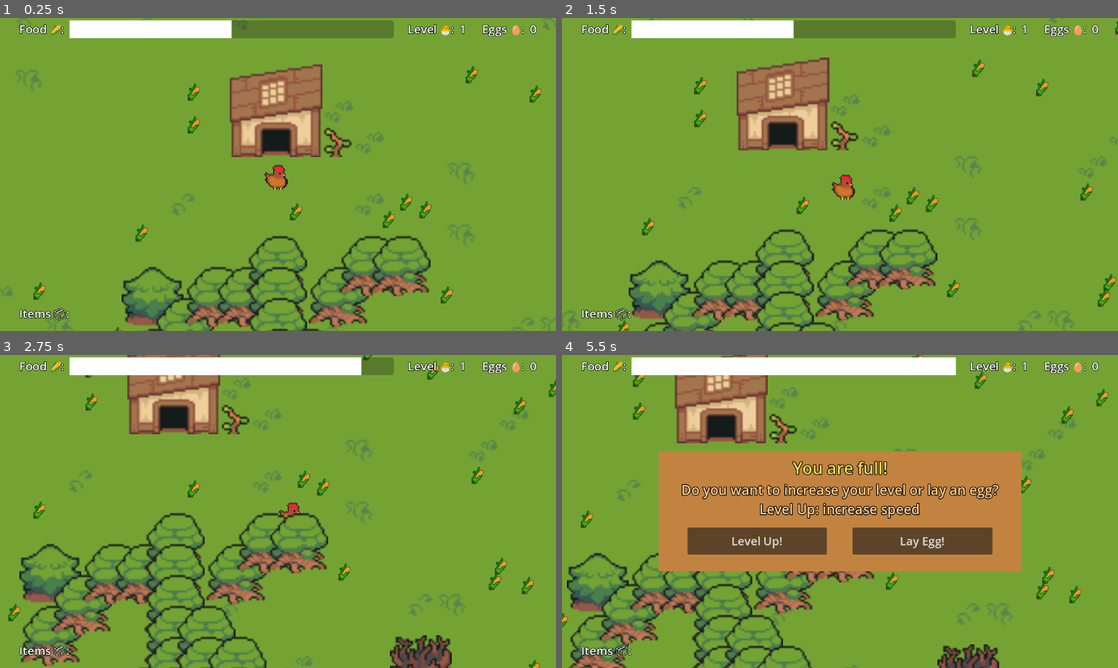
Above: before the commit, frames 1-4 (two rows, left to right).
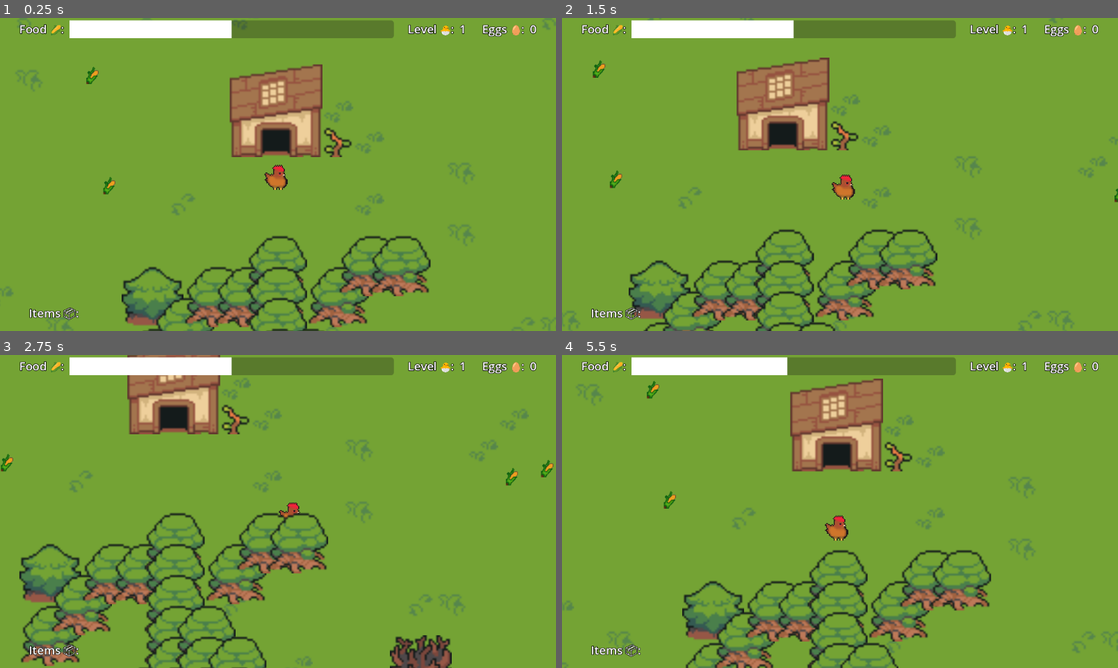
Above: after the commit, the same moments.

Repository: jackfruitgames/chickeeen
Game: Godot game, scene res://scenes/outdoors/outdoors.tscn
Same seed, same stepped clock (60 frames per second), same inputs: the game is played once before the commit and once after it.
Inputs:
- Up to frame 1 (0.25 s): no input
- Up to frame 2 (1.5 s): tap Enter at 0.5 s; hold Right (move_right) 0.53-1.28 s; tap E (lay_egg) at 0.6 s; hold Down (move_down) from 1.28 s (still down); tap Q (sleep) at 1.35 s
- Up to frame 3 (2.75 s): release Down (move_down) at 2.03 s; hold Right (move_right) from 2.03 s (still down); tap Space (sprint) at 2.1 s
- Up to frame 4 (5.5 s): release Right (move_right) at 2.78 s; hold Up (move_up) 2.78-3.53 s; tap one key every 0.75 s from 2.85 s: E (lay_egg) Q (sleep) Space (sprint) E (lay_egg); hold Left (move_left) 3.53-5.03 s; hold Down (move_down) from 5.03 s (still down)

The runs differ from the first frame. In frame 1, 1.2% of the frame differs, in the area x 3-98%, y 15-100%; in frame 2, 1.5%; in frame 3, 2.9%; in frame 4, 48%, in the area x 0-100%, y 0-100%.

Commit message:
More wolf and food outside

Diff:
--- a/scenes/outdoors/spawnEnemies.gd
+++ b/scenes/outdoors/spawnEnemies.gd
@@ -10,35 +10,20 @@
 const WATER_TILE_TERRAIN := 2
 const WOLF := preload("res://scenes/wolf/wolf.tscn")
 
-const TOP_LEFT := Vector2(-150, -50)
-const BOTTOM_RIGHT := Vector2(550, 500)
-
+const CENTER = Vector2(200, 200)
 
 func area_aware_position() -> Vector2:
-	var pos_x = rng.randi_range(TOP_LEFT.x, BOTTOM_RIGHT.x)
-	var pos_y = rng.randi_range(TOP_LEFT.y, BOTTOM_RIGHT.y)
+	var pos_y = 1000.0 - abs(rng.randfn(0.0, 500.0))
+	var pos_x = 1400.0 - abs(rng.randfn(0.0, 700.0))
 
-	var area = rng.randi_range(0, 10)
+	if rng.randi_range(0, 1) == 0:
+		pos_x *= -1
+#
+	if rng.randi_range(0, 1) == 0:
+		pos_y *= -1
 
-	if area >= 2:
-		var offset_x = rng.randi_range(0, 300)
-		var offset_y = rng.randi_range(0, 300)
+	return Vector2(pos_x, pos_y) + CENTER
 
-		if area > 5:
-			offset_x = rng.randi_range(300, 600)
-			offset_y = rng.randi_range(300, 600)
-
-		if pos_x > 0:
-			pos_x += offset_x
-		else:
-			pos_x -= offset_x
-
-		if pos_y > 0:
-			pos_y += offset_y
-		else:
-			pos_y -= offset_y
-
-	return Vector2(pos_x, pos_y)
 func get_valid_position() -> Vector2:
 	var vec = area_aware_position()
 
--- a/scenes/outdoors/spawnFoods.gd
+++ b/scenes/outdoors/spawnFoods.gd
@@ -1,20 +1,64 @@
 extends Node2D
 
-var NUMBER_OF_FOOD := 200
+var NUMBER_OF_FOOD := 1000
 
-var MAX_X := 1000
-var MAX_Y := 700
 var FOOD := preload("res://scenes/food/food.tscn")
+var rng = RandomNumberGenerator.new()
+
+const WATER_TILE_TERRAIN := 2
+
+const CENTER = Vector2(200, 200)
+
+func area_aware_position() -> Vector2:
+	var pos_y = 1000.0 - abs(rng.randfn(0.0, 500.0))
+	var pos_x = 1400.0 - abs(rng.randfn(0.0, 700.0))
+
+	if rng.randi_range(0, 1) == 0:
+		pos_x *= -1
+#
+	if rng.randi_range(0, 1) == 0:
+		pos_y *= -1
+
+	return Vector2(pos_x, pos_y) + CENTER
+
+func get_valid_position() -> Vector2:
+	var vec = area_aware_position()
+
+	var player = $%chicken
+	var map: TileMap = $%Map
+	if !map:
+		return vec
+
+	var n_retries = 10
+
+	while n_retries >= 0:
+		n_retries -= 1
+
+		var tile := map.local_to_map(vec)
+		var data = map.get_cell_tile_data(0, tile)
+		if !data:
+			continue
+
+		vec = area_aware_position()
+
+		if data.terrain == WATER_TILE_TERRAIN:
+			continue  # don't spawn wolf on water
+
+		if player.global_position.distance_to(vec) < 50:
+			vec.x += 50
+			vec.y += 50
+
+		return vec
+
+	print("Food might have invalid position!")
+	return vec  # well we failed, let's just return the vector
 
 func spawn_some_foods():
 	for i in NUMBER_OF_FOOD:
 		var food_instance = FOOD.instantiate()
-
-		var rng := RandomNumberGenerator.new()
-		var pos_x = rng.randi_range(0, MAX_X)
-		var pos_y = rng.randi_range(0, MAX_Y)
-
-		food_instance.position = Vector2(pos_x, pos_y)
+		var position = get_valid_position()
+		print("Spawning food at: ", position)
+		food_instance.position = position
 		get_parent().call_deferred("add_child", food_instance)
 
 # Called when the node enters the scene tree for the first time.
--- /dev/null
+++ b/scenes/test_spawn/spawn.gd
@@ -0,0 +1,123 @@
+extends Node2D
+
+
+# Called when the node enters the scene tree for the first time.
+func _ready():
+	spawn_some_foods()
+
+var NUMBER_OF_FOOD := 1000
+
+var FOOD := preload("res://scenes/food/food.tscn")
+var rng = RandomNumberGenerator.new()
+
+const WATER_TILE_TERRAIN := 2
+
+const CENTER := Vector2(200, 200)
+
+const WORLD_TOP_LEFT = Vector2(-750, -1000)
+const WORLD_BOTTOM_RIGHT = Vector2(1700, 1050)
+
+func area_aware_position() -> Vector2:
+	var pos_y = 500.0 - abs(rng.randfn(0.0, 250.0))
+	var pos_x = 600.0 - abs(rng.randfn(0.0, 300.0))
+
+	if rng.randi_range(0, 1) == 0:
+		pos_x *= -1
+#
+	if rng.randi_range(0, 1) == 0:
+		pos_y *= -1
+
+#	pos_y *= -1
+#	pos_x *= -1
+
+#	if pos_y > 0:
+#		pos_y = 600.0 - pos_y
+#	else:
+#		pos_y = 600.0 + pos_y
+#	else:
+#		if pos_x > 0:
+#			pos_x = 500.0 + pos_x
+#		else:
+#			pos_x = 500.0 - pos_x
+#
+#		if pos_y > 0:
+#			pos_y = 600.0 + pos_y
+#		else:
+#			pos_y = 600.0 - pos_y
+#
+#		pos_x -= 500 * 2
+#		pos_y -= 600 * 2
+
+#	if rng.randi_range(0, 1) == 0:
+##		if pos_x < 500.0:
+#		pos_x *= -1
+#
+##		if pos_y < 600.0:
+#		pos_y *= -1
+
+#	if rng.randi_range(0, 1) == 0:
+#		pos_y *= -1
+#		pos_x *= -1
+
+	var vec = Vector2(pos_x, pos_y)
+	print("VEC: ", vec)
+
+#	if area >= 1:
+#		var offset_x = rng.randi_range(0, 300)
+#		var offset_y = rng.randi_range(0, 300)
+#
+#		if area > 10:
+#			offset_x = rng.randi_range(300, 1500)
+#			offset_y = rng.randi_range(300, 1500)
+#
+#		if pos_x > 0:
+#			pos_x += offset_x
+#		else:
+#			pos_x -= offset_x
+#
+#		if pos_y > 0:
+#			pos_y += offset_y
+#		else:
+#			pos_y -= offset_y
+
+	return vec
+
+func get_valid_position() -> Vector2:
+	var vec = area_aware_position()
+
+	var player = $%chicken
+	var map: TileMap = $%Map
+	if !map:
+		return vec
+
+	var n_retries = 10
+
+	while n_retries >= 0:
+		n_retries -= 1
+
+		var tile := map.local_to_map(vec)
+		var data = map.get_cell_tile_data(0, tile)
+		if !data:
+			continue
+
+		vec = area_aware_position()
+
+		if data.terrain == WATER_TILE_TERRAIN:
+			continue  # don't spawn wolf on water
+
+		if player.global_position.distance_to(vec) < 50:
+			vec.x += 50
+			vec.y += 50
+
+		return vec
+
+	print("Food might have invalid position!")
+	return vec  # well we failed, let's just return the vector
+
+func spawn_some_foods():
+	for i in NUMBER_OF_FOOD:
+		var food_instance = FOOD.instantiate()
+		var position = get_valid_position()
+		#print("Spawning food at: ", position)
+		food_instance.position = position
+		get_parent().call_deferred("add_child", food_instance)
--- /dev/null
+++ b/scenes/test_spawn/spawn.tscn
@@ -0,0 +1,23 @@
+[gd_scene load_steps=4 format=3 uid="uid://cg0md1atbrh5w"]
+
+[ext_resource type="Script" path="res://scenes/test_spawn/spawn.gd" id="1_5857c"]
+
+[sub_resource type="Gradient" id="Gradient_17pw5"]
+colors = PackedColorArray(1, 1, 1, 1, 1, 1, 1, 1)
+
+[sub_resource type="GradientTexture2D" id="GradientTexture2D_do16t"]
+gradient = SubResource("Gradient_17pw5")
+fill_from = Vector2(1, 0)
+
+[node name="spawn" type="Node2D"]
+script = ExtResource("1_5857c")
+
+[node name="Camera2D" type="Camera2D" parent="."]
+position = Vector2(-3, 3)
+zoom = Vector2(0.5, 0.5)
+
+[node name="Sprite2D" type="Sprite2D" parent="."]
+z_index = -1
+position = Vector2(21.0001, 38.25)
+scale = Vector2(38.0625, 22.4297)
+texture = SubResource("GradientTexture2D_do16t")
--- a/scenes/ui/ui.tscn
+++ b/scenes/ui/ui.tscn
@@ -18,7 +18,7 @@
 grow_horizontal = 2
 grow_vertical = 2
 
-[node name="TopBarContainer" type="HBoxContainer" parent="ui"]
+[node name="HBoxContainer" type="HBoxContainer" parent="ui"]
 layout_mode = 1
 anchors_preset = 10
 anchor_right = 1.0
@@ -28,12 +28,12 @@
 offset_bottom = 42.0
 grow_horizontal = 2
 
-[node name="FoodLabel" type="Label" parent="ui/TopBarContainer"]
+[node name="FoodLabel" type="Label" parent="ui/HBoxContainer"]
 layout_mode = 2
 text = "Food 🌽: "
 label_settings = ExtResource("1_5dksh")
 
-[node name="ProgressBar" type="ProgressBar" parent="ui/TopBarContainer"]
+[node name="ProgressBar" type="ProgressBar" parent="ui/HBoxContainer"]
 layout_mode = 2
 size_flags_horizontal = 3
 size_flags_vertical = 1
@@ -41,59 +41,53 @@
 show_percentage = false
 script = ExtResource("2_vufxw")
 
-[node name="LevelLabel" type="Label" parent="ui/TopBarContainer"]
+[node name="LevelLabel" type="Label" parent="ui/HBoxContainer"]
 layout_mode = 2
 text = "    Level 🐣: "
 label_settings = ExtResource("1_5dksh")
 
-[node name="LevelValueLabel" type="Label" parent="ui/TopBarContainer"]
+[node name="LevelValueLabel" type="Label" parent="ui/HBoxContainer"]
 layout_mode = 2
 text = "0"
 label_settings = ExtResource("1_5dksh")
 script = ExtResource("2_fv3t8")
 
-[node name="SpacerLabel" type="Label" parent="ui/TopBarContainer"]
+[node name="SpacerLabel" type="Label" parent="ui/HBoxContainer"]
 layout_mode = 2
 text = "    "
 label_settings = ExtResource("1_5dksh")
 
-[node name="EggsLabel" type="Label" parent="ui/TopBarContainer"]
+[node name="EggsLabel" type="Label" parent="ui/HBoxContainer"]
 layout_mode = 2
 text = "Eggs 🥚: "
 label_settings = ExtResource("1_5dksh")
 
-[node name="EggsValueLabel" type="Label" parent="ui/TopBarContainer"]
+[node name="EggsValueLabel" type="Label" parent="ui/HBoxContainer"]
 layout_mode = 2
 text = "0    "
 label_settings = ExtResource("1_5dksh")
 script = ExtResource("4_6nopd")
 
-[node name="BottomBarContainer" type="HBoxContainer" parent="ui"]
-layout_mode = 1
-anchors_preset = 12
-anchor_top = 1.0
-anchor_right = 1.0
-anchor_bottom = 1.0
-offset_left = 40.0
-offset_top = -48.0
-offset_right = -12.0
-offset_bottom = -11.0
-grow_horizontal = 2
-grow_vertical = 0
+[node name="ItemsContainer" type="HBoxContainer" parent="ui"]
+layout_mode = 2
+offset_left = 60.0
+offset_top = 594.0
+offset_right = 138.0
+offset_bottom = 631.0
 script = ExtResource("5_12uv2")
 
-[node name="Label" type="Label" parent="ui/BottomBarContainer"]
-layout_mode = 2
-text = "Items 📦: "
-label_settings = ExtResource("1_5dksh")
-
-[node name="Swimmer" type="Sprite2D" parent="ui/BottomBarContainer"]
+[node name="Swimmer" type="Sprite2D" parent="ui/ItemsContainer"]
 visible = false
 position = Vector2(261, 18)
 texture = ExtResource("5_tgaps")
 
-[node name="Lantern" type="Sprite2D" parent="ui/BottomBarContainer"]
+[node name="Lantern" type="Sprite2D" parent="ui/ItemsContainer"]
 visible = false
 position = Vector2(166, 18)
 scale = Vector2(4.25, 4.25)
 texture = ExtResource("6_f3ejk")
+
+[node name="Label" type="Label" parent="ui/ItemsContainer"]
+layout_mode = 2
+text = "Items 📦: "
+label_settings = ExtResource("1_5dksh")
--- a/scenes/wolf/wolf.tscn
+++ b/scenes/wolf/wolf.tscn
@@ -1,7 +1,6 @@
-[gd_scene load_steps=8 format=3 uid="uid://b6gdw1paj3son"]
+[gd_scene load_steps=7 format=3 uid="uid://b6gdw1paj3son"]
 
 [ext_resource type="Texture2D" uid="uid://bf3f3hm601mco" path="res://scenes/wolf/Wolf-0002.png" id="2_etrxf"]
-[ext_resource type="Script" path="res://scenes/wolf/wolfCollider.gd" id="2_htlh1"]
 [ext_resource type="Script" path="res://scenes/wolf/movement.gd" id="3_7ieju"]
 [ext_resource type="Script" path="res://scenes/wolf/killOnDay.gd" id="4_5u0x1"]
 
@@ -31,7 +30,6 @@
 position = Vector2(2, 2)
 rotation = 1.5708
 shape = SubResource("CapsuleShape2D_q5wqx")
-script = ExtResource("2_htlh1")
 
 [node name="killOnDay" type="Node" parent="."]
 script = ExtResource("4_5u0x1")
Not shown: 1 places in scenes/ui/ui.tscn that only renumber resources
